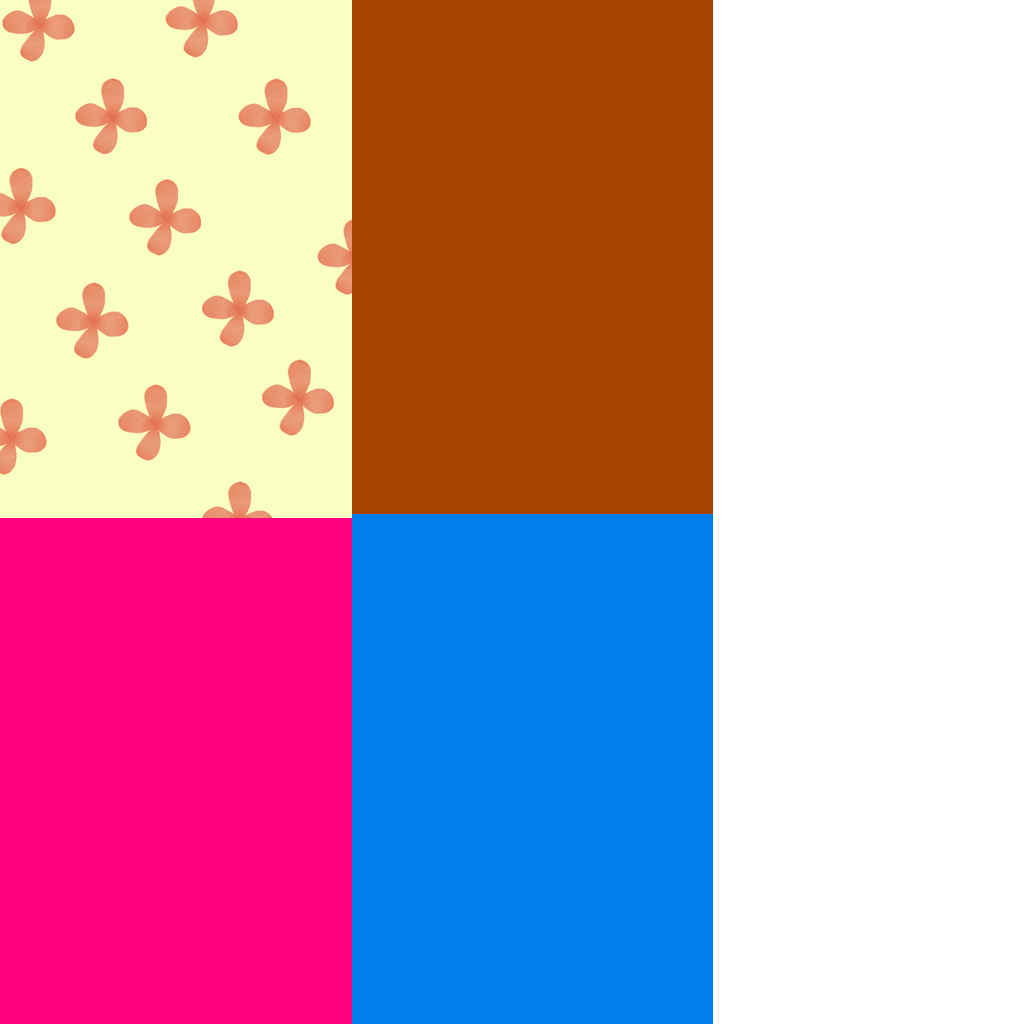
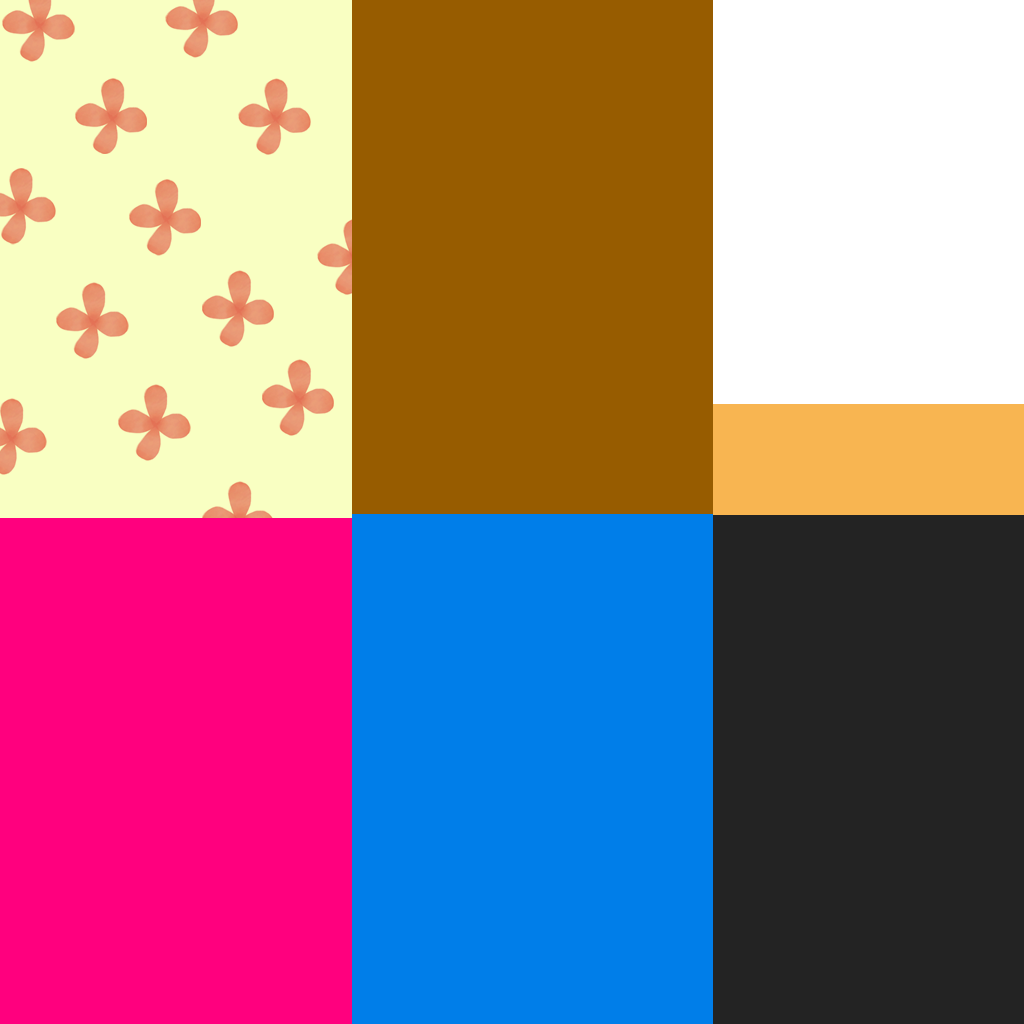
Layer changes from the first 1024px x 1024px image to the second:
painted on "Rectangle 2" over box(352, 0, 713, 514)
added layer "Rectangle 6" in group "Group 1" over box(712, 404, 1024, 515)
added layer "Rectangle 5" in group "Group 1" over box(713, 514, 1024, 1024)
